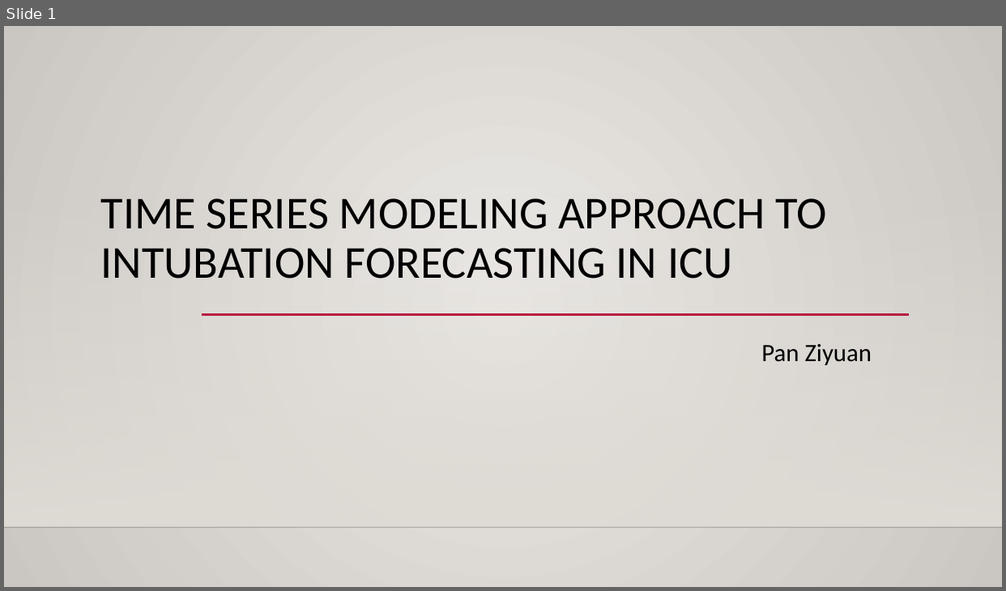
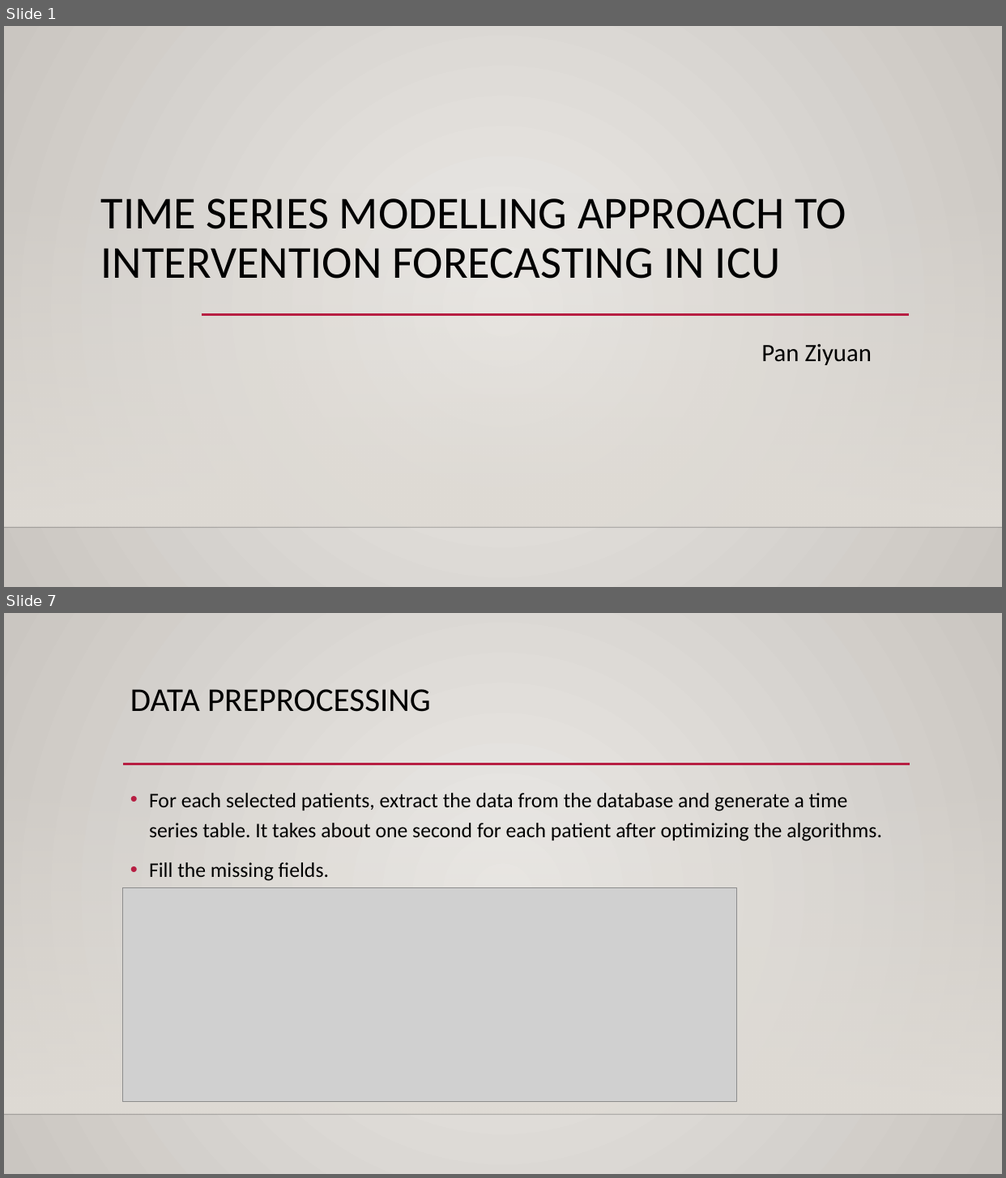
Before and after one commit to MaxPoon/Evidence-Based-Lab-Test-Critical-Value-Discovery-for-ICU-Patients, a slide deck: presentation/Progress_Report_2017_11_6.pptx. Shown one above the other, each under a label of ours: slide 1 before the commit, slides 1 and 7 after it; the slides between them are not shown. The pictures are 1006x591 and 1006x1178 pixels, drawn with LibreOffice and Linux fonts; fonts in the diff are those of the drawing; grey boxes stand for pictures; background and template pictures are left out. Boxes give left, top, right and bottom in pixels: in the first picture for what was removed or moved away, otherwise in the second. Text is boxed around its words. In the diff, an @@ line names an element or a change of style, - is before the commit and + after.

```diff
--- a/presentation/Progress_Report_2017_11_6.pptx
+++ b/presentation/Progress_Report_2017_11_6.pptx
@@ slide 7 added at bbox=[4, 613, 1002, 1174], background gradient #ECEAE7 to #CAC7C1; not listed: 2 template elements that a slide beside it also shows @@
@@ title added at bbox=[130, 689, 431, 712], 32 pt, text #000000 @@
+DATA PREPROCESSING
@@ line added from (123, 764) to (910, 764), #B71E42 2.5 pt @@
@@ text added at bbox=[149, 793, 882, 881], 20 pt, text #000000 @@
+• For each selected patients, extract the data from the database and generate a time series table. It takes about one second for each patient after optimizing the algorithms.
+• Fill the missing fields.
@@ picture added at bbox=[123, 888, 737, 1102] @@
@@ slide 1 changed as well @@
@@ title at bbox=[101, 199, 846, 279]: text changed @@
-TIME SERIES MODELING APPROACH TO INTUBATION FORECASTING IN ICU
+TIME SERIES MODELLING APPROACH TO INTERVENTION FORECASTING IN ICU
```
Also in this commit, not shown: 12 other slides added.
